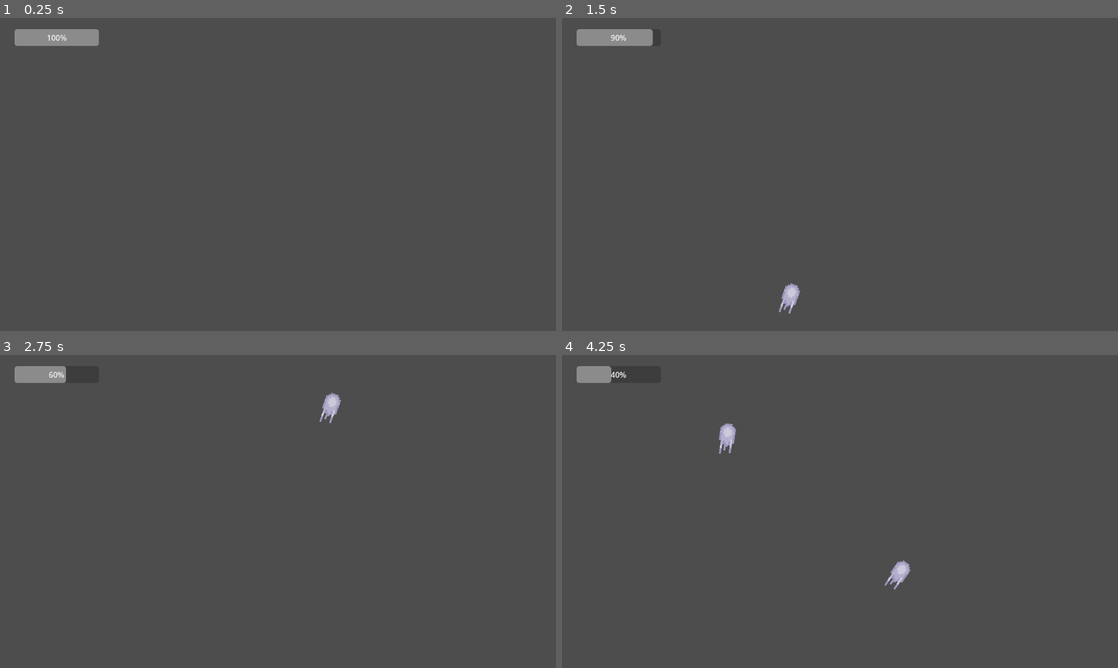
Above: before the commit, frames 1-4 (two rows, left to right).
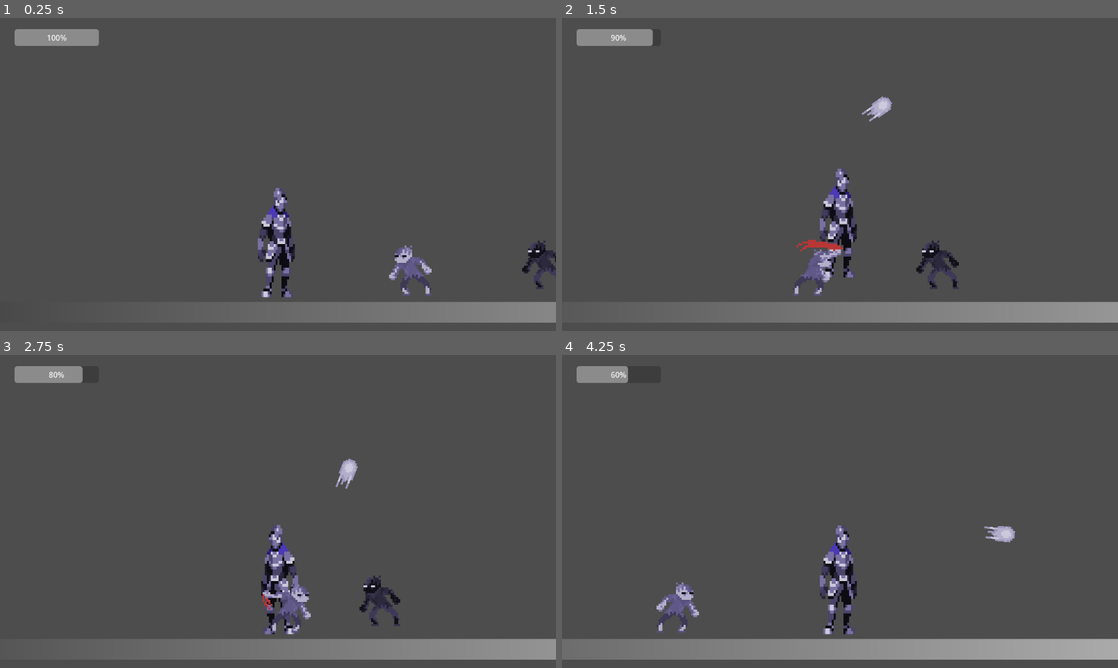
Above: after the commit, the same moments.

Repository: hugoc7/AbyssGameJam
Game: Godot game, scene res://levels/hugo.tscn
The game is run twice, just before and just after one commit, with the same random seed, the same clock (stepped at 60 frames per second) and the same inputs. This scene is started directly instead of the project's main scene.
Inputs (mouse positions are in pixels of both pictures, inside the frame that each line leads up to):
- Up to frame 1 (0.25 s): no input
- Up to frame 2 (1.5 s): move the mouse to (962, 158) at 0.52 s; hold Right mouse button (attack_range) 0.53-1.28 s; hold D (move_right) from 0.53 s (still down); tap W (jump) at 0.77 s; move the mouse to (728, 190) at 1.27 s; right-click (728, 190) at 1.35 s
- Up to frame 3 (2.75 s): tap W (jump) at 1.52 s; move the mouse to (333, 442) at 2.02 s; release D (move_right) at 2.03 s; press the mouse at (333, 442) at 2.03 s; hold A (move_left) from 2.03 s (still down); right-click (333, 442) at 2.3 s
- Up to frame 4 (4.25 s): move the mouse to (812, 574) at 2.77 s; release A (move_left) at 2.78 s; release the mouse at (812, 574) at 2.78 s; hold D (move_right) from 2.78 s (still down); tap Space (switch_level_color) at 2.85 s; tap W (jump) at 3.02, 3.77 s; right-click (812, 574) at 3.05 s; move the mouse to (1006, 558) at 3.52 s; hold Right mouse button (attack_range) from 3.53 s (still down)

The runs differ from the first frame. In frame 1, 5.7% of the frame differs, in the area x 46-100%, y 54-98%; in frame 2, 7.7%; in frame 3, 7.6%; in frame 4, 9.2%, in the area x 0-100%, y 3-98%.

Commit message:
add attack timer sync with anim for zombie

Diff:
--- a/enemy/contact/enemy_contact.gd
+++ b/enemy/contact/enemy_contact.gd
@@ -50,7 +50,7 @@
 
 	sprite.play(sprite.animation)
 	$CooldownTimer.timeout.connect(_on_cooldown_timeout)
-
+	$AttackTimer.timeout.connect(_attack_player)
 
 
 func _on_background_color_changed(bkg_color: Enums.LightColor):
@@ -67,15 +67,16 @@
 			#if $Sprite2D.scale.x * direction < 0:
 			sprite.scale.x = direction * abs(sprite.scale.x)
 	if sqr_dist_to_player < attack_range*attack_range and not is_in_cooldown:
-		_damage_player()
 		is_in_cooldown = true
-		$CooldownTimer.start()
+		set_animation("atk")
+		$AttackTimer.start()
 
-func _damage_player():
-	set_animation("atk")
+func _attack_player():
+	$CooldownTimer.start()
 	if player == null:
 		return
-	player.take_damage(damage)
+	if global_position.distance_to(player.global_position) < attack_range:
+		player.take_damage(damage)
 
 func _on_cooldown_timeout():
 	is_in_cooldown = false
--- a/enemy/contact/enemy_contact.tscn
+++ b/enemy/contact/enemy_contact.tscn
@@ -593,4 +593,8 @@
 [node name="CooldownTimer" type="Timer" parent="."]
 one_shot = true
 
+[node name="AttackTimer" type="Timer" parent="."]
+wait_time = 0.7
+one_shot = true
+
 [connection signal="animation_looped" from="Sprite" to="." method="_on_sprite_animation_loop"]
--- a/levels/hugo.tscn
+++ b/levels/hugo.tscn
@@ -1,10 +1,8 @@
-[gd_scene load_steps=13 format=3 uid="uid://b4yhk5o1gop6"]
+[gd_scene load_steps=11 format=3 uid="uid://b4yhk5o1gop6"]
 
 [ext_resource type="Script" path="res://game_manager/game_manager.gd" id="1_tdwjc"]
-[ext_resource type="Texture2D" uid="uid://dl4qnp8j0q2fs" path="res://background/bkg_light.tres" id="2_daf2r"]
 [ext_resource type="PackedScene" uid="uid://bmul6447vnsfc" path="res://menu/main_menu.tscn" id="2_gjmx3"]
 [ext_resource type="Script" path="res://background/background.gd" id="3_cer8s"]
-[ext_resource type="Texture2D" uid="uid://chskkiuolcqd6" path="res://background/bkg_dark.tres" id="4_uiwq1"]
 [ext_resource type="PackedScene" uid="uid://ck8o5v52wgvf6" path="res://player/player.tscn" id="5_d21w1"]
 [ext_resource type="PackedScene" uid="uid://cbe8prr8x1r0m" path="res://enemy/contact/enemy_contact.tscn" id="6_l8te7"]
 [ext_resource type="PackedScene" uid="uid://85ag7xxy5r67" path="res://hud/hud.tscn" id="7_pvkj3"]
@@ -29,10 +27,7 @@
 position = Vector2(576.673, 320.764)
 rotation = 1.5708
 scale = Vector2(2.52317, 4783.64)
-texture = ExtResource("2_daf2r")
 script = ExtResource("3_cer8s")
-dark_texture = ExtResource("4_uiwq1")
-light_texture = ExtResource("2_daf2r")
 
 [node name="Ground" type="StaticBody2D" parent="."]
 position = Vector2(577, 617.5)
@@ -69,7 +64,7 @@
 [node name="HUD" parent="." instance=ExtResource("7_pvkj3")]
 
 [node name="Camera" type="Camera2D" parent="." node_paths=PackedStringArray("target")]
-offset = Vector2(0, -200)
+position = Vector2(578, 332)
 script = ExtResource("8_s1ufl")
 target = NodePath("../Player")
 
